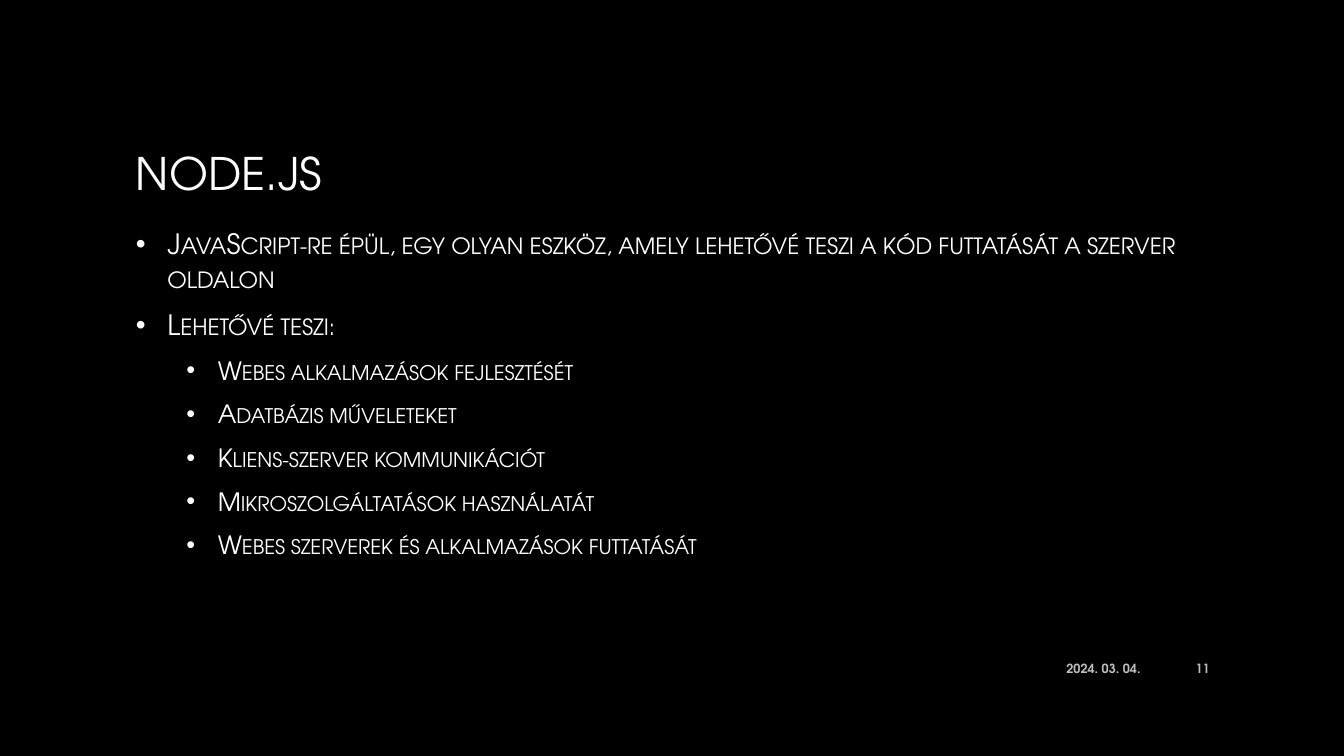
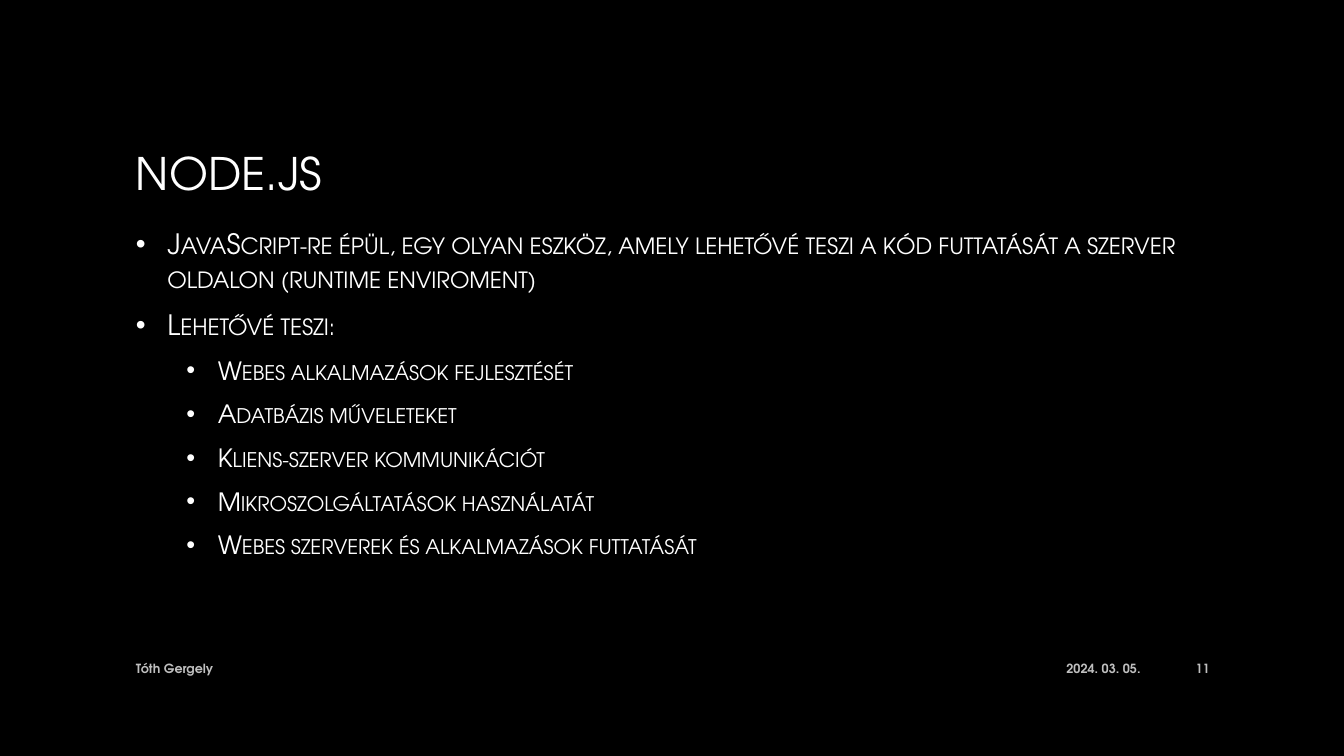
Before and after one commit to gereyl/html-portfolio, a slide deck: slide 11 of Eloadas.pptx. Drawn at 1344x756 pixels with LibreOffice and Linux fonts; fonts in the diff are those of the drawing; background and template pictures are left out. Boxes give left, top, right and bottom in pixels: in the first picture for what was removed or moved away, otherwise in the second. Text is boxed around its words. In the diff, an @@ line names an element or a change of style, - is before the commit and + after.

Commit message:
presentation created

```diff
--- a/Eloadas.pptx
+++ b/Eloadas.pptx
@@ text at <box>167,233,1175,293</box>: text changed @@
-• JavaScript-re épül, egy olyan eszköz, amely lehetővé teszi a kód futtatását a szerver oldalon
+• JavaScript-re épül, egy olyan eszköz, amely lehetővé teszi a kód futtatását a szerver oldalon (runtime enviroment)
@@ text added at <box>136,663,213,676</box>, 9 pt, text #BFBFBF, bold @@
+Tóth Gergely
@@ text at <box>1066,663,1141,673</box>: text changed @@
-2024. 03. 04.
+2024. 03. 05.
```
Also in this commit, not shown: 39 other slides changed, 1 slide added, 1 other file.
